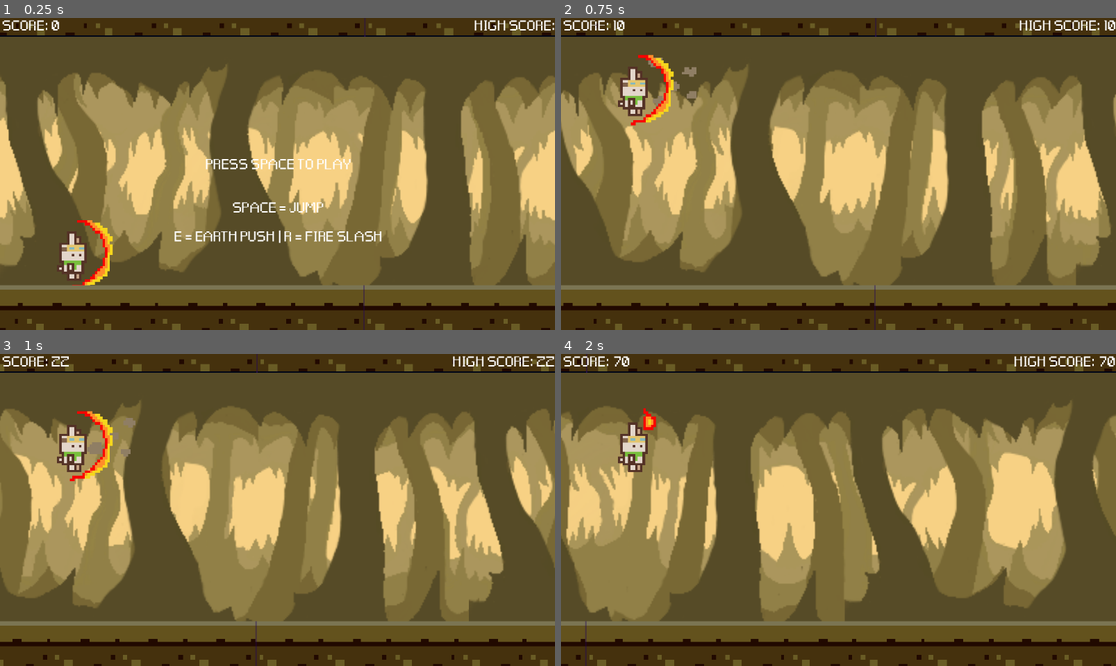
Above: before the commit, frames 1-4 (two rows, left to right).
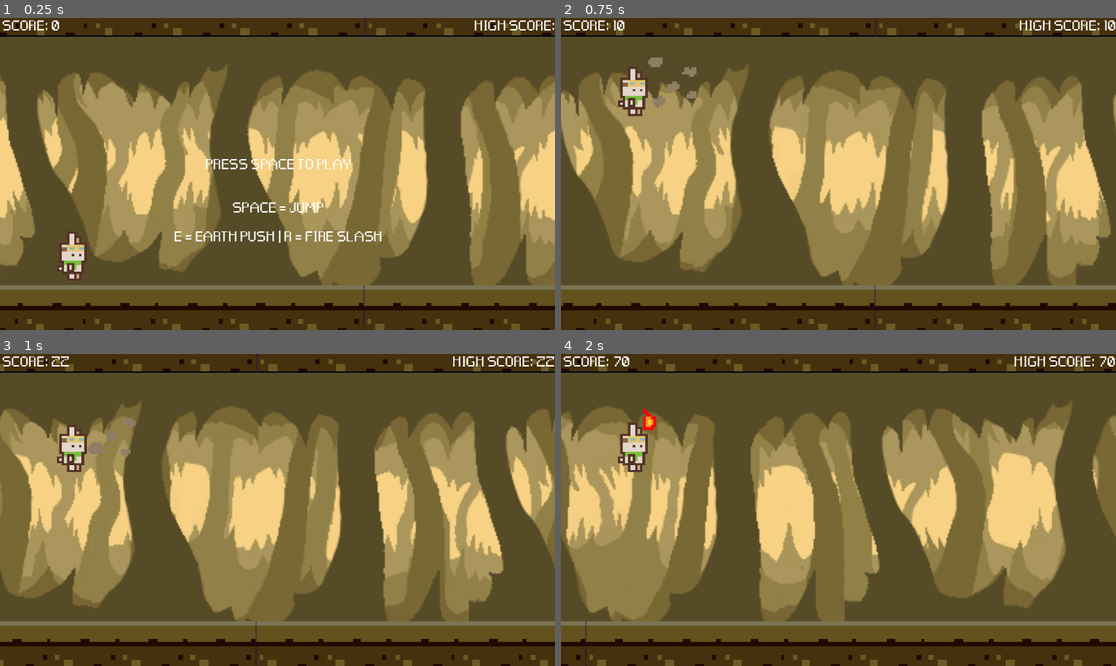
Above: after the commit, the same moments.

Repository: maryandrearv/the-elemental-path
Game: Godot game, scene res://scenes/main.tscn
Two runs of this game, one before a commit and one after it. Both use one fixed random seed, a clock stepped at 60 frames per second and the inputs below.
Inputs:
- Up to frame 1 (0.25 s): no input
- Up to frame 2 (0.75 s): tap Space at 0.5 s; tap E (earth) at 0.6 s
- Up to frame 3 (1 s): tap Enter (ui_accept) at 0.77 s
- Up to frame 4 (2 s): tap R (fire) at 1.35 s; tap Enter (ui_accept) at 1.52 s

The runs differ from the first frame. In frame 1, 0.4% of the frame differs, in the area x 13-21%, y 64-86%; in frame 2, 0.5%, in the area x 12-21%, y 11-35%; in frame 3, 0.5%; in frame 4, nothing differs.

Commit message:
Updating

Diff:
--- a/runner/scenes/Echo.tscn
+++ b/runner/scenes/Echo.tscn
@@ -196,6 +196,7 @@
 frame_progress = 0.452353
 
 [node name="Fire" type="AnimatedSprite2D" parent="."]
+visible = false
 texture_filter = 1
 position = Vector2(47, 44)
 scale = Vector2(5.25, 5.59375)
--- a/runner/scenes/vine.gd
+++ b/runner/scenes/vine.gd
@@ -24,3 +24,4 @@
 func _on_vine_hitbox_area_entered(area: Area2D) -> void:
 	if area.is_in_group("Attack"):
 		queue_free()
+		print("Vine Destroyed!")
